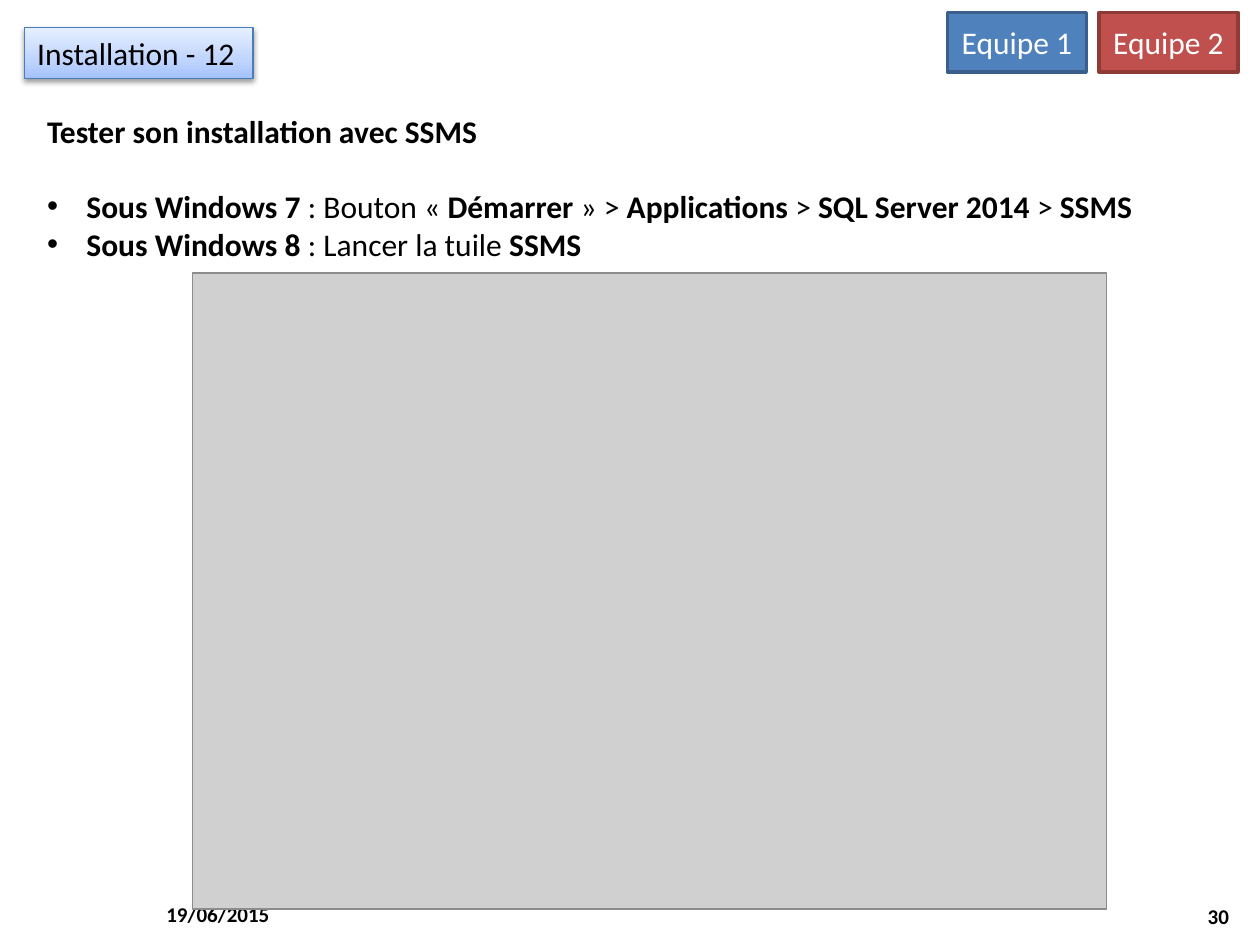
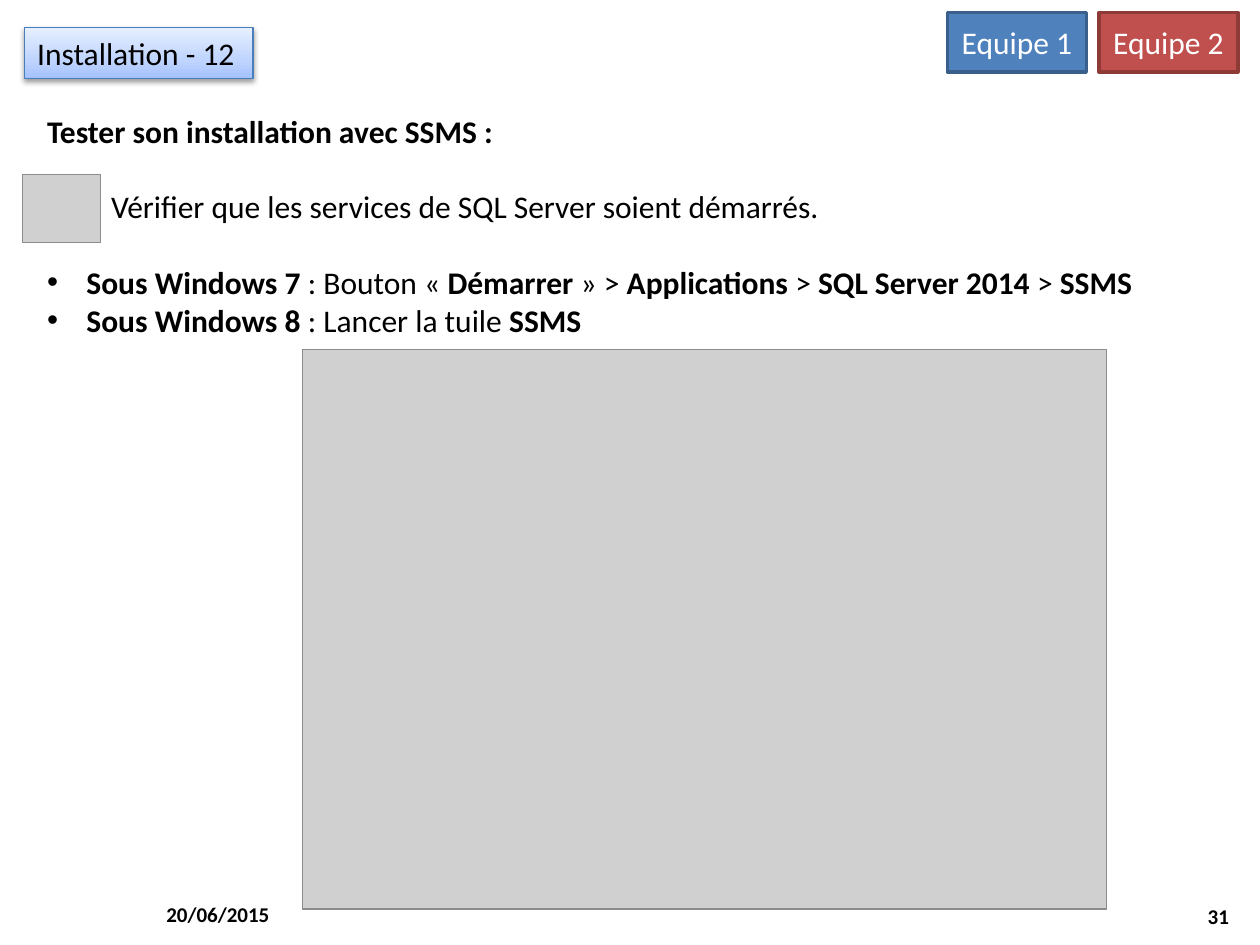
Before and after one commit to M2SIID-ODE/Projet_ODE, a slide deck: slide 31 of Documentation/3 - Documentation technique/Installation_PostesDevs_2015-06_19_v1.pptx (slide 30 before the commit). Drawn at 1260x945 pixels with LibreOffice and Linux fonts; fonts in the diff are those of the drawing; grey boxes stand for pictures; background and template pictures are left out. Boxes give left, top, right and bottom in pixels: in the first picture for what was removed or moved away, otherwise in the second. Text is boxed around its words. In the diff, an @@ line names an element or a change of style, - is before the commit and + after.

```diff
--- a/Documentation/3 - Documentation technique/Installation_PostesDevs_2015-06_19_v1.pptx
+++ b/Documentation/3 - Documentation technique/Installation_PostesDevs_2015-06_19_v1.pptx
@@ text at (47, 121, 819, 223): text changed; bold off @@
-Tester son installation avec SSMS
+Tester son installation avec SSMS :
+Vérifier que les services de SQL Server soient démarrés.
@@ picture added at (23, 175, 101, 243) @@
@@ picture: place and size @@
-picture at (193, 273, 1106, 910)
+picture at (302, 350, 1106, 910)
@@ text at (166, 907, 269, 923): text changed @@
-19/06/2015
+20/06/2015
@@ page number at (1208, 910, 1229, 924): text changed @@
-30
+31
```
Also in this commit, not shown: 38 other slides changed, 1 slide removed, 2 other files.
